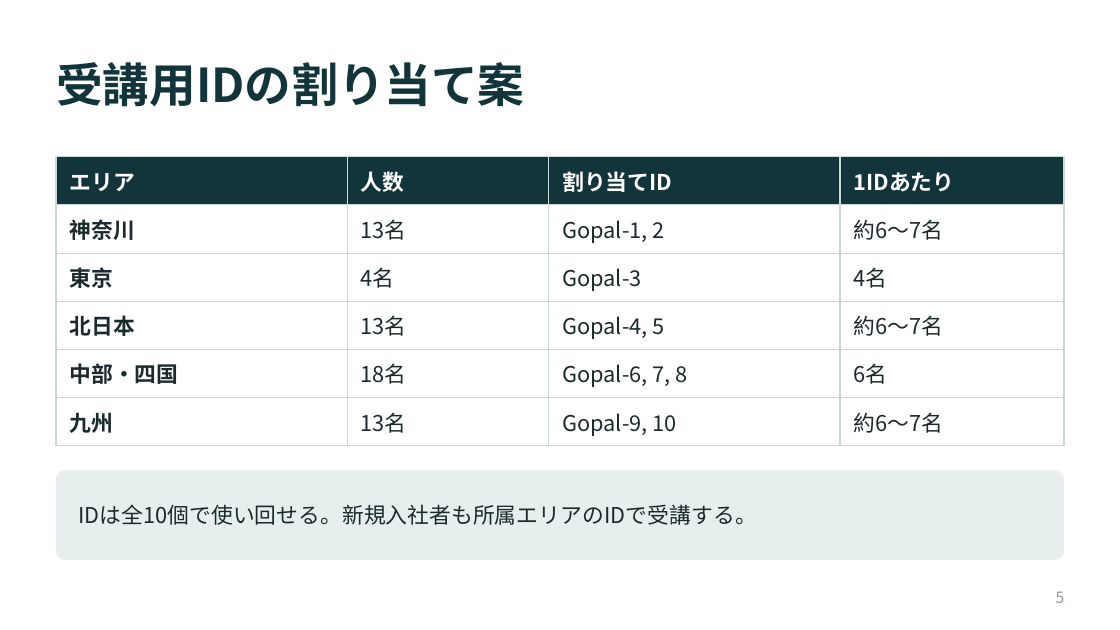
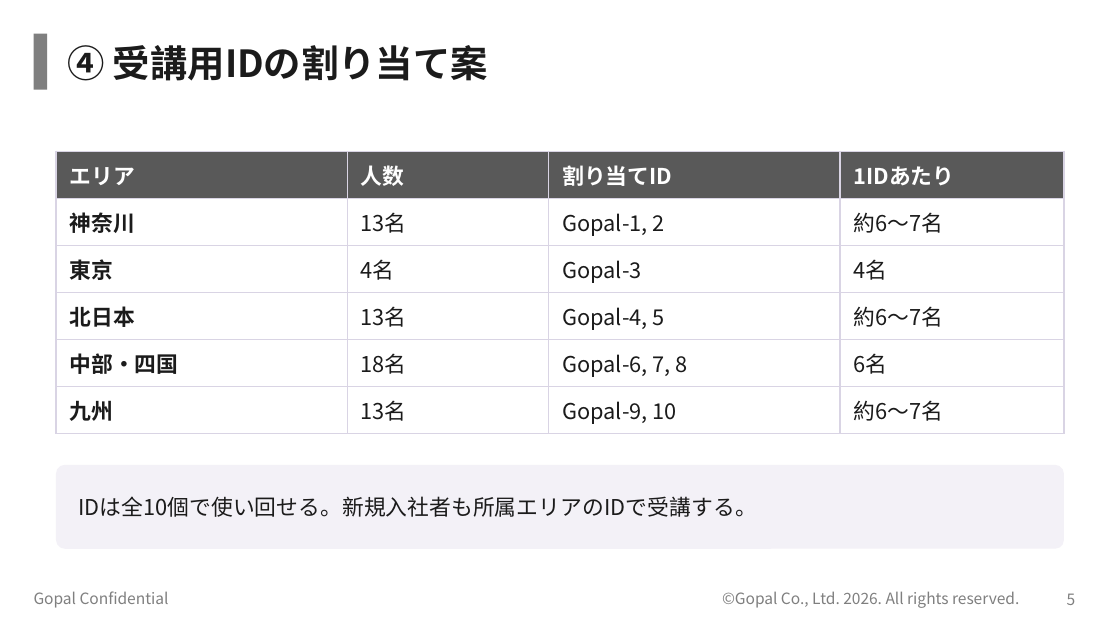
Before and after one commit to kagayugopal-eng/tamu, a slide deck: slide 5 of サプライチェーン基準_受講の進め方.pptx. Drawn at 1120x630 pixels with LibreOffice and Linux fonts; fonts in the diff are those of the drawing; background and template pictures are left out. Boxes give left, top, right and bottom in pixels: in the first picture for what was removed or moved away, otherwise in the second. Text is boxed around its words. In the diff, an @@ line names an element or a change of style, - is before the commit and + after.

```diff
--- a/サプライチェーン基準_受講の進め方.pptx
+++ b/サプライチェーン基準_受講の進め方.pptx
@@ rectangle added at bbox=[34, 34, 47, 90], fill #7F7F7F @@
@@ title at bbox=[67, 45, 488, 81]: text changed; size 30 to 24 pt; text colour #12343B to #1B1B1B @@
-受講用IDの割り当て案
+④ 受講用IDの割り当て案
@@ table at bbox=[56, 151, 1064, 428] @@
@@ fill #12343B to #595959 in row 1 @@
@@ text colour #1B2A2C to #1B1B1B in "神奈川", "13名", "Gopal-1, 2", "約6〜7名" and 16 more places @@
@@ borders changed @@
@@ table: place and size @@
-table at bbox=[56, 157, 1064, 440]
+table at bbox=[56, 151, 1064, 428]
@@ rounded rectangle: place and size @@
-rounded rectangle at bbox=[56, 470, 1064, 560]
+rounded rectangle at bbox=[56, 465, 1064, 549]
@@ rounded rectangle at bbox=[56, 465, 1064, 549]: fill #E6EFEE to #F3F1F7; proportions changed @@
@@ text "IDは全10個で使い回せる。新規入社者も所属エリアのIDで受講する。": place and size @@
-text "IDは全10個で使い回せる。新規入社者も所属エリアのIDで受講する。" at bbox=[78, 504, 756, 525]
+text "IDは全10個で使い回せる。新規入社者も所属エリアのIDで受講する。" at bbox=[78, 496, 756, 517]
@@ text "IDは全10個で使い回せる。新規入社者も所属エリアのIDで受講する。" at bbox=[78, 496, 756, 517]: text colour #1B2A2C to #1B1B1B @@
@@ text added at bbox=[34, 591, 169, 608], 10 pt, text #7F7F7F @@
+Gopal Confidential
@@ text added at bbox=[722, 591, 1019, 608], 10 pt, text #7F7F7F @@
+©Gopal Co., Ltd. 2026. All rights reserved.
@@ page number: place and size @@
-page number at bbox=[1056, 591, 1065, 603]
+page number at bbox=[1067, 593, 1076, 605]
@@ page number at bbox=[1067, 593, 1076, 605]: text colour #8A9A9B to #7F7F7F @@
```
Also in this commit, not shown: 10 other slides changed.
